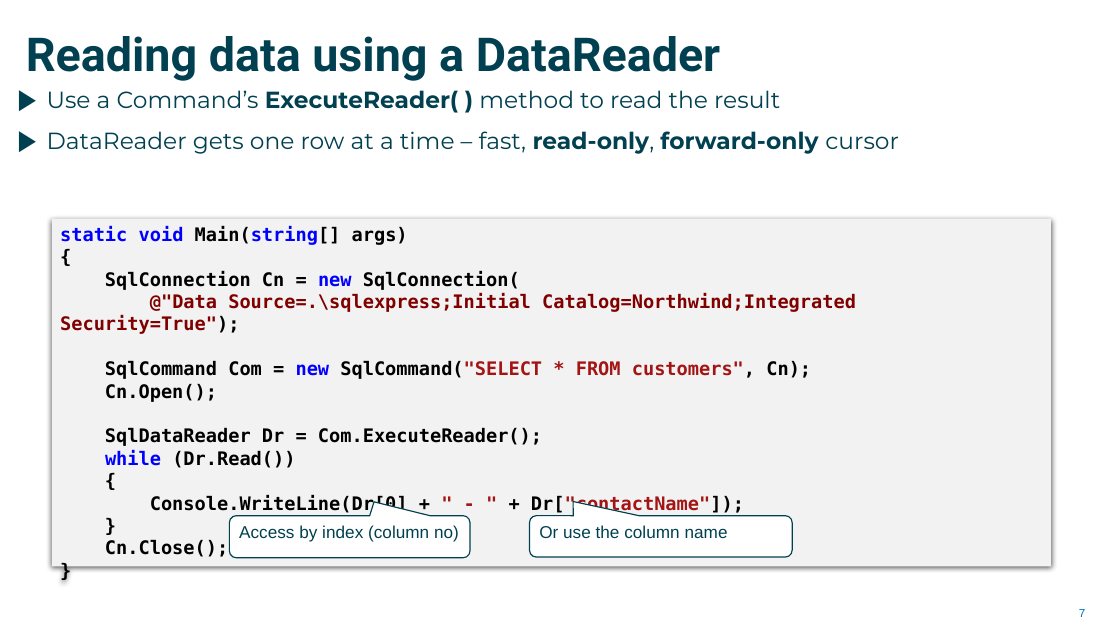
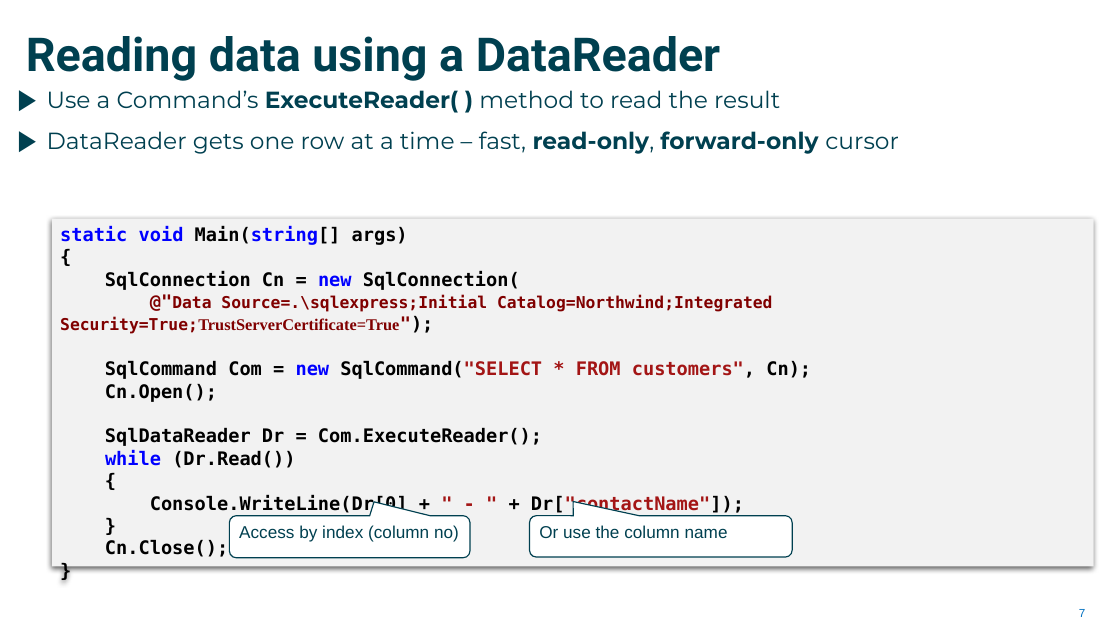
Before and after one commit to mikebaradaran/csharp, a slide deck: slide 7 of 12-Accessing databases.pptx. Drawn at 1120x630 pixels with LibreOffice and Linux fonts; fonts in the diff are those of the drawing. Boxes give left, top, right and bottom in pixels: in the first picture for what was removed or moved away, otherwise in the second. Text is boxed around its words. In the diff, an @@ line names an element or a change of style, - is before the commit and + after.

Commit message:
coirrected the database code with ;TrustServerCertificate=True

```diff
--- a/12-Accessing databases.pptx
+++ b/12-Accessing databases.pptx
@@ rectangle "static void Main(string[] args)": place and size @@
-rectangle "static void Main(string[] args)" at (52, 218, 1051, 566)
+rectangle "static void Main(string[] args)" at (52, 218, 1094, 566)
@@ text in rectangle at (60, 294, 773, 334): text changed; size 16 to 14 pt @@
-@"Data Source=.\sqlexpress;Initial Catalog=Northwind;Integrated Security=True");
+@"Data Source=.\sqlexpress;Initial Catalog=Northwind;Integrated Security=True;TrustServerCertificate=True");
```
Also in this commit, not shown: 2 other slides changed.
